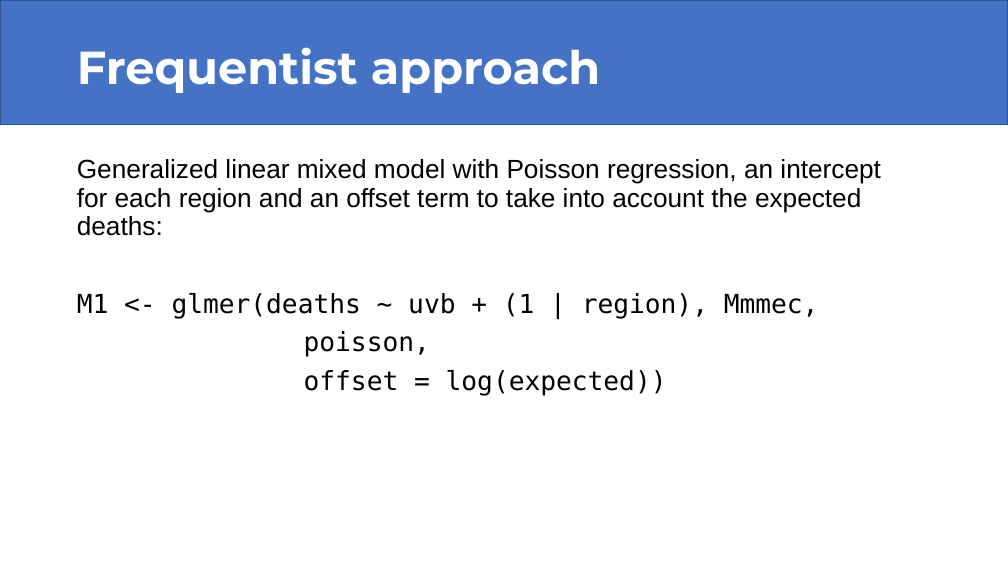
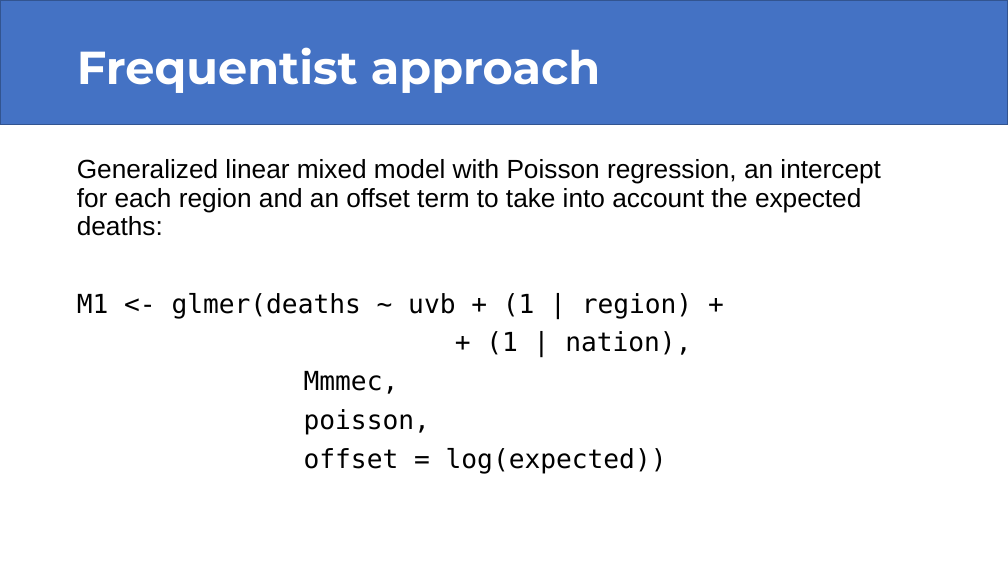
Before and after one commit to saraserafino/UVB-exposure-on-melanoma-mortality, a slide deck: slide 12 of UVB-exposure-on-melanoma-mortality.pptx. Drawn at 1008x567 pixels with LibreOffice and Linux fonts; fonts in the diff are those of the drawing. Boxes give left, top, right and bottom in pixels: in the first picture for what was removed or moved away, otherwise in the second. Text is boxed around its words. In the diff, an @@ line names an element or a change of style, - is before the commit and + after.

```diff
--- a/UVB-exposure-on-melanoma-mortality.pptx
+++ b/UVB-exposure-on-melanoma-mortality.pptx
@@ text at [77,293,692,394]: text changed @@
-M1 <- glmer(deaths ~ uvb + (1 | region), Mmmec,
+M1 <- glmer(deaths ~ uvb + (1 | region) +
++ (1 | nation),
+Mmmec,
```
Also in this commit, not shown: 7 other slides changed, 8 other files.
